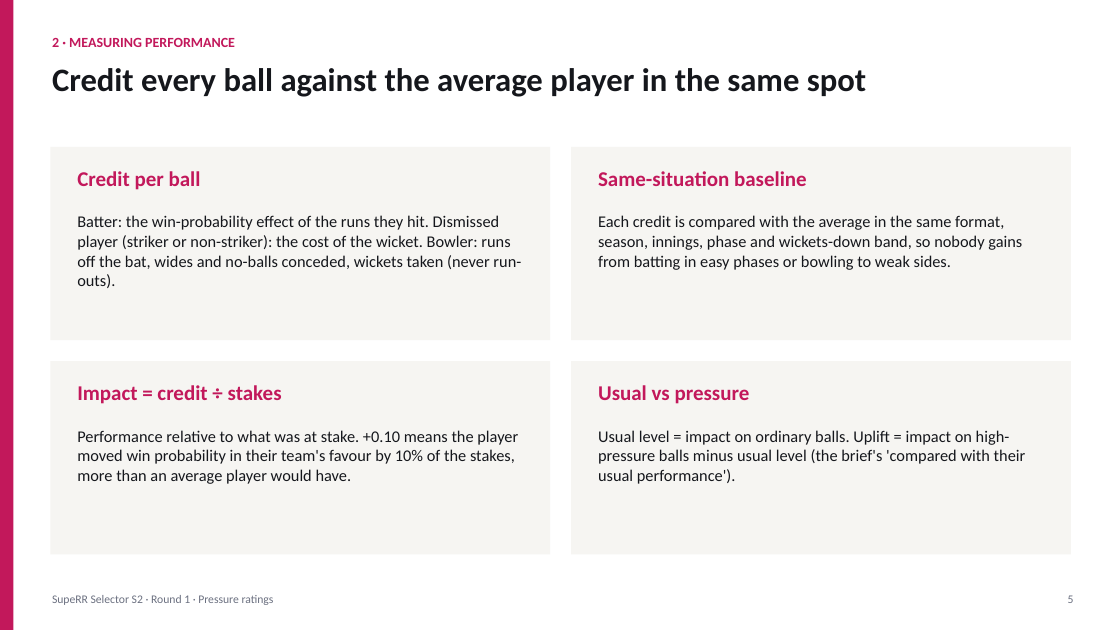
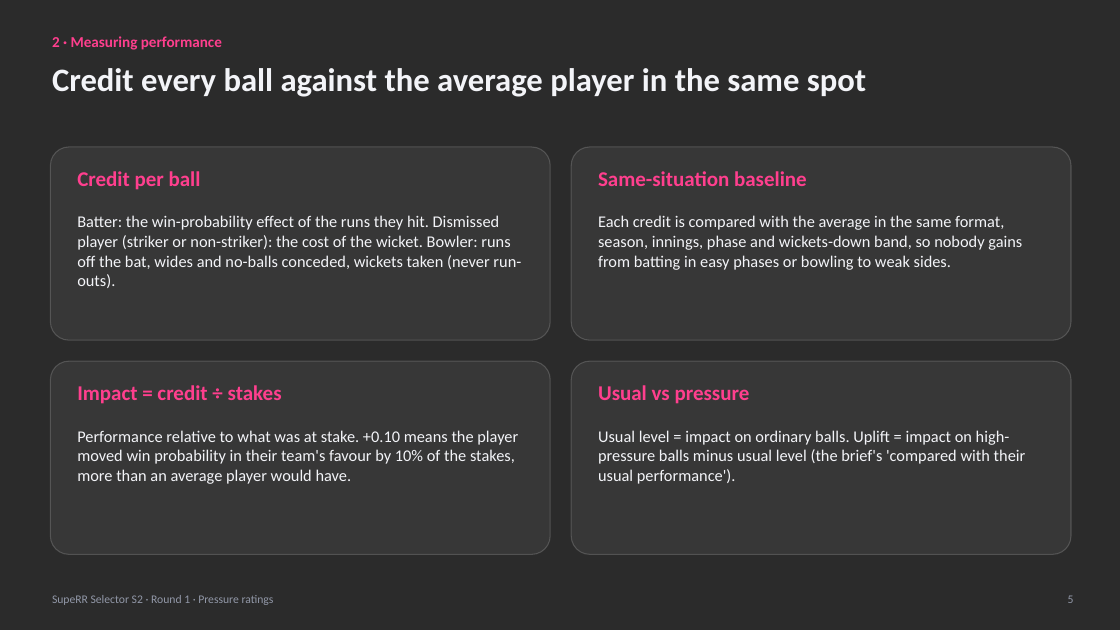
Before and after one commit to dhruvsharma06-web/Rajasthan-Royals, a slide deck: slide 5 of outputs/report/SupeRR_Selector_Pressure_Ratings.pptx. Drawn at 1120x630 pixels with LibreOffice and Linux fonts; fonts in the diff are those of the drawing; background and template pictures are left out; a plain dark background stands for a picture behind light text. Boxes give left, top, right and bottom in pixels: in the first picture for what was removed or moved away, otherwise in the second. Text is boxed around its words. In the diff, an @@ line names an element or a change of style, - is before the commit and + after.

```diff
--- a/outputs/report/SupeRR_Selector_Pressure_Ratings.pptx
+++ b/outputs/report/SupeRR_Selector_Pressure_Ratings.pptx
@@ background #FFFFFF to picture (left out) @@
@@ rectangle removed at box(0, 0, 13, 630) @@
@@ text at box(52, 36, 222, 50): text changed; size 12 to 13 pt; text colour #C2185B to #FF3F8E @@
-2 · MEASURING PERFORMANCE
+2 · Measuring performance
@@ rectangle removed at box(50, 147, 550, 340) @@
@@ rounded rectangle added at box(50, 147, 550, 340), fill #FFFFFF at 6% opacity, outline #FFFFFF 0.9 pt @@
@@ rectangle removed at box(571, 147, 1071, 340) @@
@@ rounded rectangle added at box(571, 147, 1071, 340), fill #FFFFFF at 6% opacity, outline #FFFFFF 0.9 pt @@
@@ rectangle removed at box(50, 361, 550, 555) @@
@@ rounded rectangle added at box(50, 361, 550, 555), fill #FFFFFF at 6% opacity, outline #FFFFFF 0.9 pt @@
@@ rectangle removed at box(571, 361, 1071, 555) @@
@@ rounded rectangle added at box(571, 361, 1071, 555), fill #FFFFFF at 6% opacity, outline #FFFFFF 0.9 pt @@
@@ text colour #C2185B to #FF3F8E in 4 elements at box(77, 171, 201, 190), box(598, 171, 807, 186), box(77, 385, 282, 404), box(598, 385, 750, 404) @@
@@ text colour #15171C to #F3F4F8 in 5 elements at box(52, 68, 866, 97), box(77, 215, 521, 288), box(598, 215, 1022, 270), box(77, 430, 518, 484), box(598, 430, 1026, 484) @@
@@ text "SupeRR Selector S2 · Round ..." at box(52, 595, 274, 605): text colour #6B7080 to #9298A8 @@
@@ text "5" at box(1068, 595, 1074, 603): text colour #6B7080 to #9298A8 @@
```
Also in this commit, not shown: 12 other slides changed, 15 other files.
